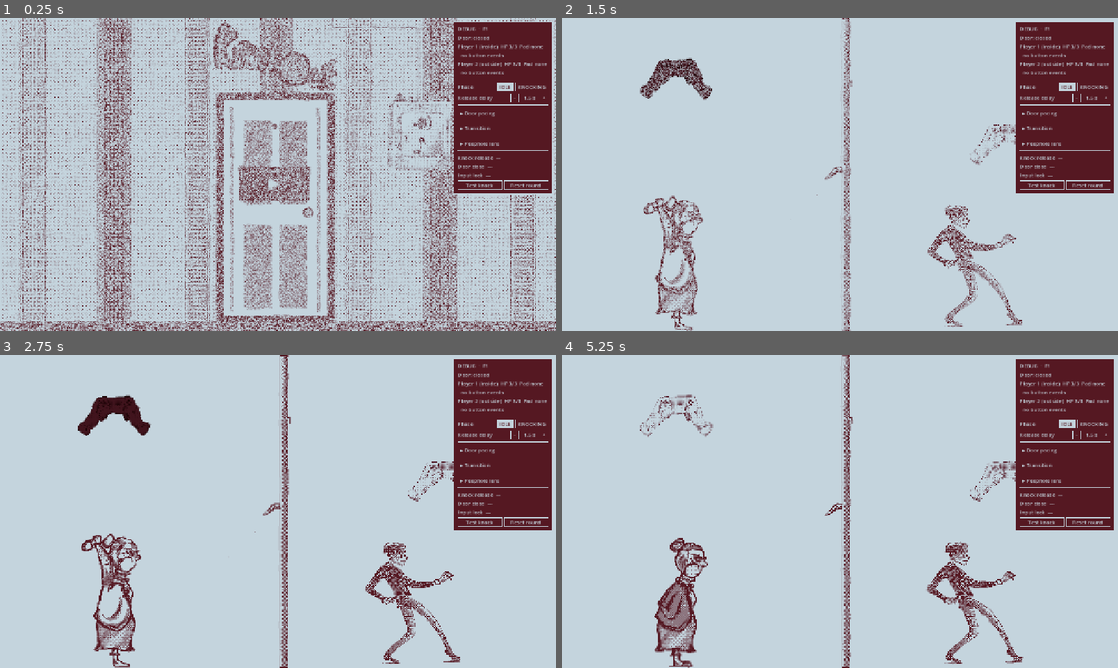
Above: before the commit, frames 1-4 (two rows, left to right).
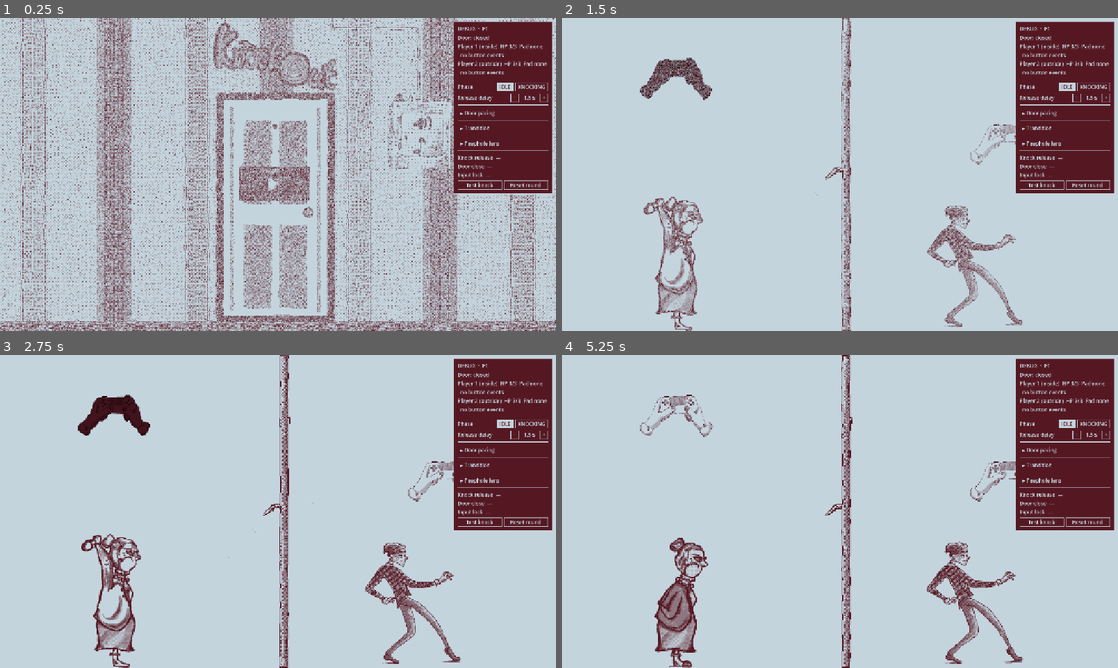
Above: after the commit, the same moments.

Repository: lvntszcs/hunjam26
Game: Godot game, scene res://scenes/game_frame.tscn
Same seed, same stepped clock (60 frames per second), same inputs: the game is played once before the commit and once after it. Before the commit the project starts from res://scenes/main.tscn.
Inputs (mouse positions are in pixels of both pictures, inside the frame that each line leads up to):
- Up to frame 1 (0.25 s): no input
- Up to frame 2 (1.5 s): tap Enter at 0.5 s; move the mouse to (862, 196) at 0.52 s; hold D 0.53-1.28 s; tap W (approach) at 0.6 s; click (862, 196) at 0.67 s; move the mouse to (728, 190) at 1.27 s; hold S (step_back) from 1.28 s (still down); tap Shift (approach_doorknob) at 1.35 s; click (728, 190) at 1.42 s
- Up to frame 3 (2.75 s): move the mouse to (333, 442) at 2.02 s; release S (step_back) at 2.03 s; hold D from 2.03 s (still down); tap N (disguise) at 2.1 s; click (333, 442) at 2.17 s
- Up to frame 4 (5.25 s): move the mouse to (812, 574) at 2.77 s; tap one key every 0.75 s from 2.85 s: K (knock) Space (open_door) 1 (place_prank) Enter; click (812, 574) at 2.92 s; move the mouse to (1006, 558) at 3.52 s; release D at 3.53 s; hold A 3.53-5.03 s; click (1006, 558) at 3.67 s; move the mouse to (673, 464) at 4.27 s; click (673, 464) at 4.42 s; move the mouse to (867, 511) at 5.02 s; hold S (step_back) from 5.03 s (still down); click (867, 511) at 5.17 s

The runs differ from the first frame. In frame 1, 25% of the frame differs, in the area x 0-100%, y 0-100%; in frame 2, 4.3%; in frame 3, 4.6%; in frame 4, 4.8%.

Commit message:
Fill the bars around the game with the game's dark red
Godot always draws stretch-aspect "keep" bars black. The game now
starts in scenes/game_frame.tscn instead: a dark-red background with
main.tscn in a 1280x720 SubViewport kept at 16:9 and centred, so the
layout still scales as one piece. Stretch aspect is back to "expand"
so the frame fills the window.

Co-Authored-By: Claude Opus 5.5 <noreply@anthropic.com>

Diff:
--- a/project.godot
+++ b/project.godot
@@ -11,7 +11,7 @@
 [application]
 
 config/name="hunjam26"
-run/main_scene="uid://c6cihrf11y440"
+run/main_scene="res://scenes/game_frame.tscn"
 config/features=PackedStringArray("4.7", "Forward Plus")
 boot_splash/bg_color=Color(0.76862746, 0.83137256, 0.8666667, 1)
 boot_splash/image="uid://copepsfort1op"
@@ -22,7 +22,7 @@
 window/size/viewport_width=1280
 window/size/viewport_height=720
 window/stretch/mode="canvas_items"
-window/stretch/aspect="keep"
+window/stretch/aspect="expand"
 
 [dotnet]
 
--- /dev/null
+++ b/scenes/game_frame.tscn
@@ -0,0 +1,43 @@
+[gd_scene format=3]
+
+[ext_resource type="PackedScene" uid="uid://c6cihrf11y440" path="res://scenes/main.tscn" id="1_main"]
+
+[node name="GameFrame" type="Control"]
+layout_mode = 3
+anchors_preset = 15
+anchor_right = 1.0
+anchor_bottom = 1.0
+grow_horizontal = 2
+grow_vertical = 2
+mouse_filter = 2
+
+[node name="Bars" type="ColorRect" parent="."]
+layout_mode = 1
+anchors_preset = 15
+anchor_right = 1.0
+anchor_bottom = 1.0
+grow_horizontal = 2
+grow_vertical = 2
+mouse_filter = 2
+color = Color(0.33333334, 0.09411765, 0.13333334, 1)
+
+[node name="Fit" type="AspectRatioContainer" parent="."]
+layout_mode = 1
+anchors_preset = 15
+anchor_right = 1.0
+anchor_bottom = 1.0
+grow_horizontal = 2
+grow_vertical = 2
+mouse_filter = 2
+ratio = 1.7777778
+
+[node name="View" type="SubViewportContainer" parent="Fit"]
+layout_mode = 2
+stretch = true
+
+[node name="Game" type="SubViewport" parent="Fit/View"]
+handle_input_locally = false
+size = Vector2i(1280, 720)
+render_target_update_mode = 4
+
+[node name="Main" parent="Fit/View/Game" instance=ExtResource("1_main")]
--- a/scripts/camera_controller.gd
+++ b/scripts/camera_controller.gd
@@ -9,9 +9,9 @@
 
 func _ready() -> void:
 	# The window can change size after startup (resizing, fullscreen, the
-	# editor's embedded game view). With stretch aspect "keep" the visible
-	# area stays 1280x720 (bars fill the rest), but follow it anyway in case
-	# the stretch settings change.
+	# editor's embedded game view). Inside scenes/game_frame.tscn the game's
+	# viewport stays 1280x720 (dark-red bars fill the rest), but follow it
+	# anyway in case main.tscn is run on its own.
 	get_viewport().size_changed.connect(_fit_to_viewport)
 	_fit_to_viewport()
 	position = home_position
